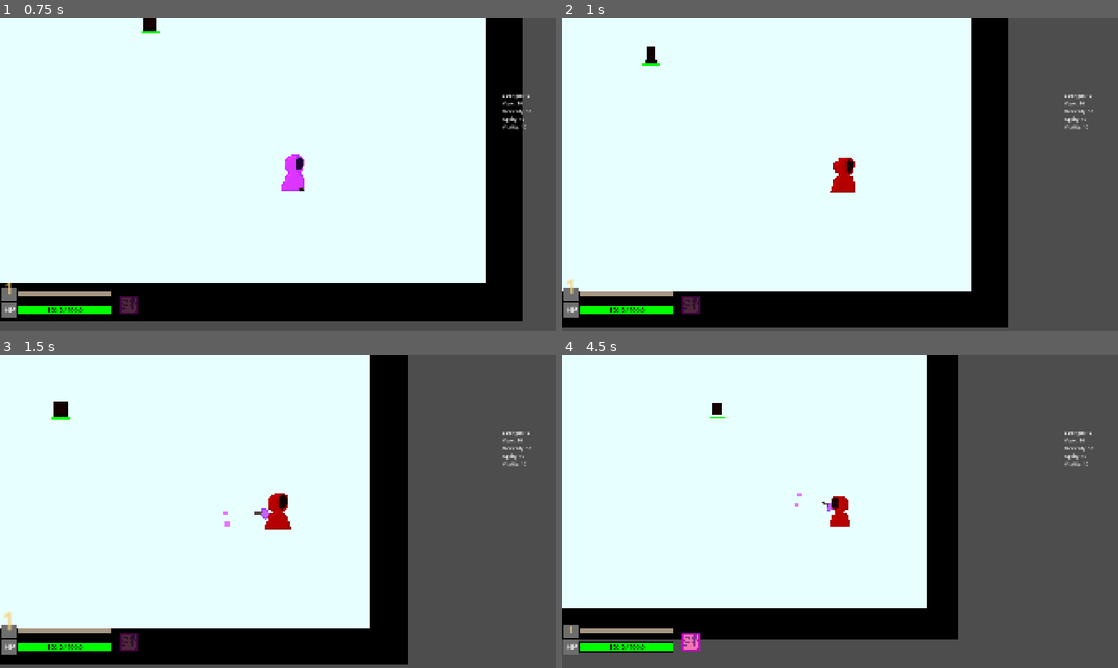
Above: before the commit, frames 1-4 (two rows, left to right).
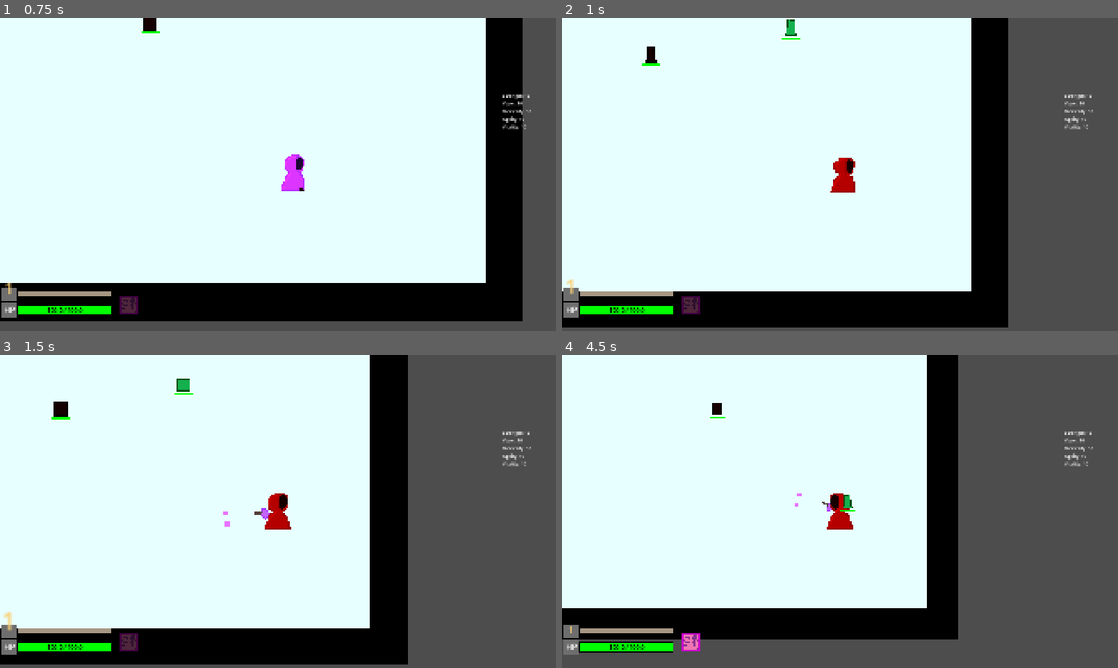
Above: after the commit, the same moments.

Repository: viggogoeth/NotMG
Game: Godot game, scene res://maps/dojo_world/dojo_map_2.tscn
The game is run twice, just before and just after one commit, with the same random seed, the same clock (stepped at 60 frames per second) and the same inputs. This scene is started directly instead of the project's main scene.
Inputs (mouse positions are in pixels of both pictures, inside the frame that each line leads up to):
- Up to frame 1 (0.75 s): move the mouse to (400, 158) at 0.52 s; hold D (move_right) from 0.53 s (still down); tap Space (dodge) at 0.6 s; click (400, 158) at 0.67 s
- Up to frame 2 (1 s): keep holding D (move_right)
- Up to frame 3 (1.5 s): release D (move_right) at 1.25 s; drag from (166, 527) to (283, 511) at 1.27 s
- Up to frame 4 (4.5 s): move the mouse to (895, 442) at 2.02 s; press the mouse at (895, 442) at 2.03 s; hold D (move_right) 2.03-2.75 s; release the mouse at (895, 442) at 2.75 s; drag from (812, 574) to (673, 464) at 2.77 s; move the mouse to (1006, 558) at 3.52 s; hold A (move_left) 3.53-4.25 s; tap / (zoom_out) at 3.6 s; drag from (673, 464) to (695, 392) at 4.27 s

Frame 1 is identical in both runs. In frame 2, 0.1% of the frame differs, in the area x 39-43%, y 0-7%; in frame 3, 0.1%; in frame 4, 0.2%, in the area x 47-53%, y 44-56%.

Commit message:
debug prints removed

Diff:
--- a/entities/characters/enemies/slimes/components/dash_attack_component.gd
+++ b/entities/characters/enemies/slimes/components/dash_attack_component.gd
@@ -23,7 +23,6 @@
 func try_attack(target: CharacterBody2D) -> bool:
 	if can_dash and not dashing:
 		if target:
-			print("Winding up")
 			windup_duration_timer.start()
 			# TODO: start the windup animation
 			dashing = true
@@ -32,7 +31,6 @@
 	return dashing
 
 func _dash_attack() -> void:
-	print("DASHING!")
 	# TODO: start the dash attack animation
 	var direction = enemy.global_position.direction_to(dash_target.global_position)
 	enemy.velocity = direction * enemy.speed * dash_speed_factor
@@ -47,7 +45,6 @@
 	_dash_attack()
 
 func _on_dash_duration_timeout() -> void:
-	print("tired...")
 	enemy.velocity = Vector2(0,0)
 	post_attack_cooldown.start()
 
--- a/entities/characters/enemies/slimes/green_slime.tscn
+++ b/entities/characters/enemies/slimes/green_slime.tscn
@@ -108,19 +108,12 @@
 fill_from = Vector2(0.5, 0.5)
 fill_to = Vector2(0.75, 0)
 
-[node name="GreenSlime" type="CharacterBody2D" unique_id=720180946 groups=["enemy", "hostile_entities"]]
+[node name="GreenSlime" type="CharacterBody2D" unique_id=720180946 node_paths=PackedStringArray("health_component") groups=["enemy", "hostile_entities"]]
 collision_layer = 4
 collision_mask = 2
 motion_mode = 1
 script = ExtResource("1_1rtpj")
-color = null
-enemy_scale = null
-enemy_id = null
-speed = null
-health = null
-resistance = null
-contact_damage = null
-exp_amount = null
+health_component = NodePath("Scalables/HealthComponent")
 
 [node name="ColorRect" type="ColorRect" parent="." unique_id=832939916]
 visible = false
--- a/entities/characters/enemies/slimes/red_slime.tscn
+++ b/entities/characters/enemies/slimes/red_slime.tscn
@@ -109,12 +109,13 @@
 fill_from = Vector2(0.5, 0.5)
 fill_to = Vector2(0.75, 0)
 
-[node name="RedSlime" type="CharacterBody2D" unique_id=715088784]
+[node name="RedSlime" type="CharacterBody2D" unique_id=715088784 node_paths=PackedStringArray("health_component")]
 collision_layer = 4
 collision_mask = 2
 motion_mode = 1
 script = ExtResource("1_faa26")
 color = Color(1, 0, 0, 1)
+health_component = NodePath("Scalables/HealthComponent")
 
 [node name="ColorRect" type="ColorRect" parent="." unique_id=1996940723]
 visible = false
--- a/maps/dojo_world/dojo_map_2.tscn
+++ b/maps/dojo_world/dojo_map_2.tscn
@@ -4,6 +4,7 @@
 [ext_resource type="PackedScene" uid="uid://barck7peqm2lo" path="res://entities/characters/player.tscn" id="2_jn3ic"]
 [ext_resource type="Texture2D" uid="uid://b3kycacdhoaok" path="res://tilesets/plain_tiles.png" id="2_ndc5a"]
 [ext_resource type="PackedScene" uid="uid://cejoi53cr8sdp" path="res://entities/characters/enemies/slimes/red_slime.tscn" id="4_w48uw"]
+[ext_resource type="PackedScene" uid="uid://bm2857742v0ai" path="res://entities/characters/enemies/slimes/green_slime.tscn" id="5_702yh"]
 
 [sub_resource type="TileSetAtlasSource" id="TileSetAtlasSource_w48uw"]
 texture = ExtResource("2_ndc5a")
@@ -49,3 +50,7 @@
 health = 100.0
 contact_damage = 10.0
 exp_amount = 10.0
+
+[node name="GreenSlime" parent="." unique_id=720180946 instance=ExtResource("5_702yh")]
+position = Vector2(1214, -403)
+health = 100.0
